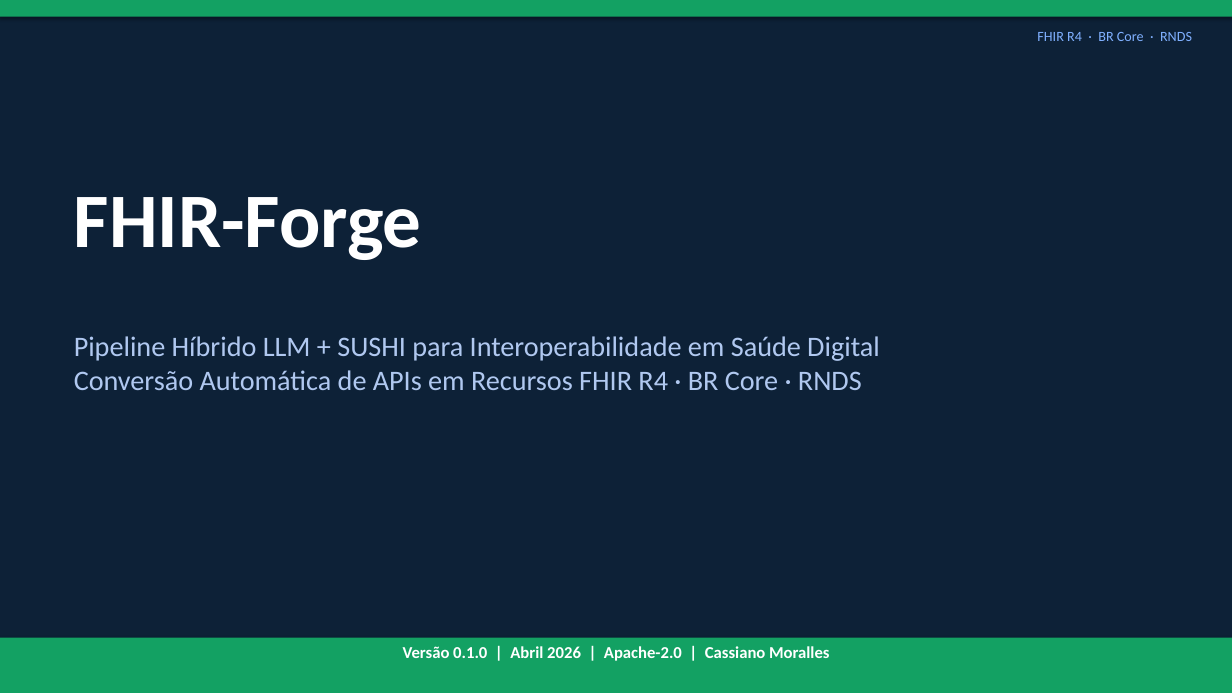
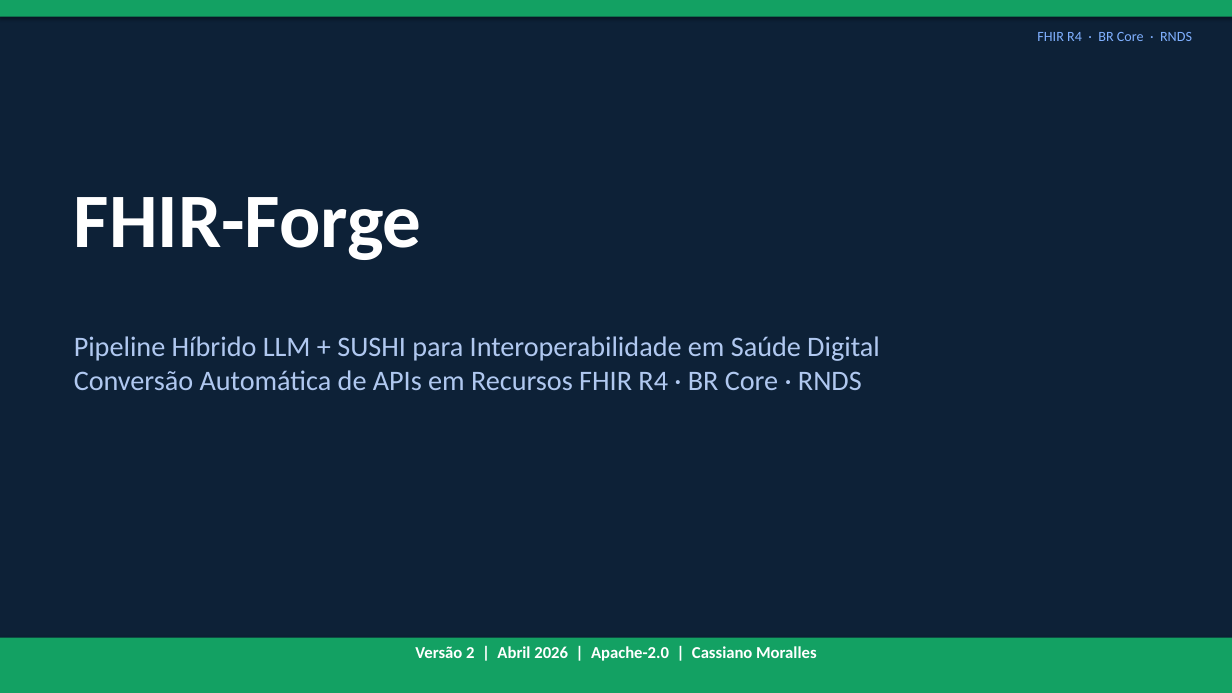
Before and after one commit to cass782019/API2FHIR, a slide deck: slide 1 of docs/fhir-forge-arquitetura.pptx. Drawn at 1232x693 pixels with LibreOffice and Linux fonts; fonts in the diff are those of the drawing. Boxes give left, top, right and bottom in pixels: in the first picture for what was removed or moved away, otherwise in the second. Text is boxed around its words. In the diff, an @@ line names an element or a change of style, - is before the commit and + after.

Commit message:
docs: atualizar documentação completa para tag v2
- PPTX/DOCX regenerados com: ES 7.17.24, Langfuse 2.x, ProxyLLM, 6 e2e
- Slide 1: versão 2; slide 15: título inclui 6 E2E; slide 17: KPI "6 testes e2e"
- DOCX: tabela de serviços com ProxyLLM + notas de compatibilidade ES/Langfuse
- DOCX: métricas com 6 e2e validados; Makefile com make test-e2e e make proxy
- CLAUDE.md e README-bootstrap.md já atualizados na sessão anterior

```diff
--- a/docs/fhir-forge-arquitetura.pptx
+++ b/docs/fhir-forge-arquitetura.pptx
@@ text at [415, 646, 816, 661]: text changed @@
-Versão 0.1.0 | Abril 2026 | Apache-2.0 | Cassiano Moralles
+Versão 2 | Abril 2026 | Apache-2.0 | Cassiano Moralles
```
Also in this commit, not shown: 16 other slides changed, 6 other files.
